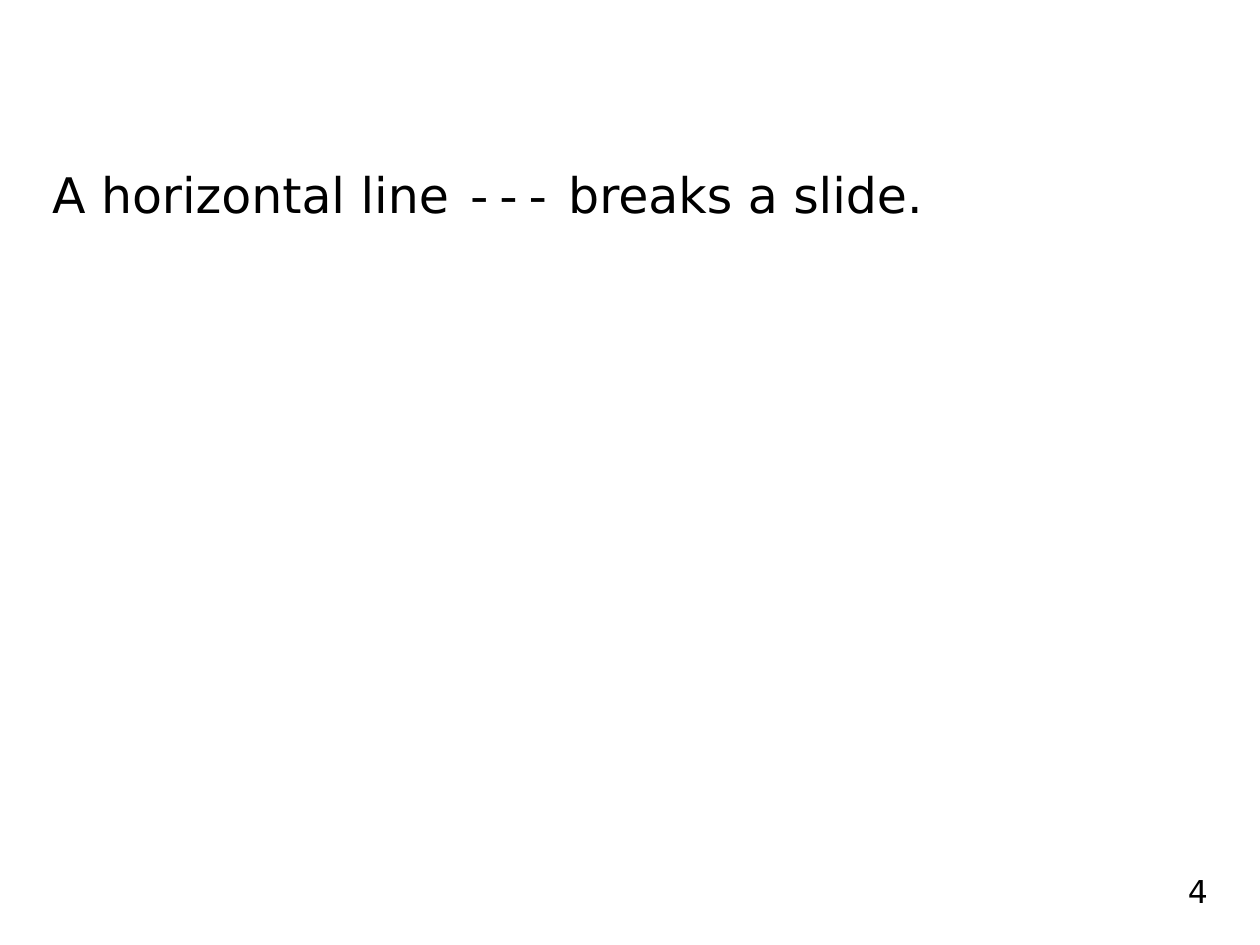
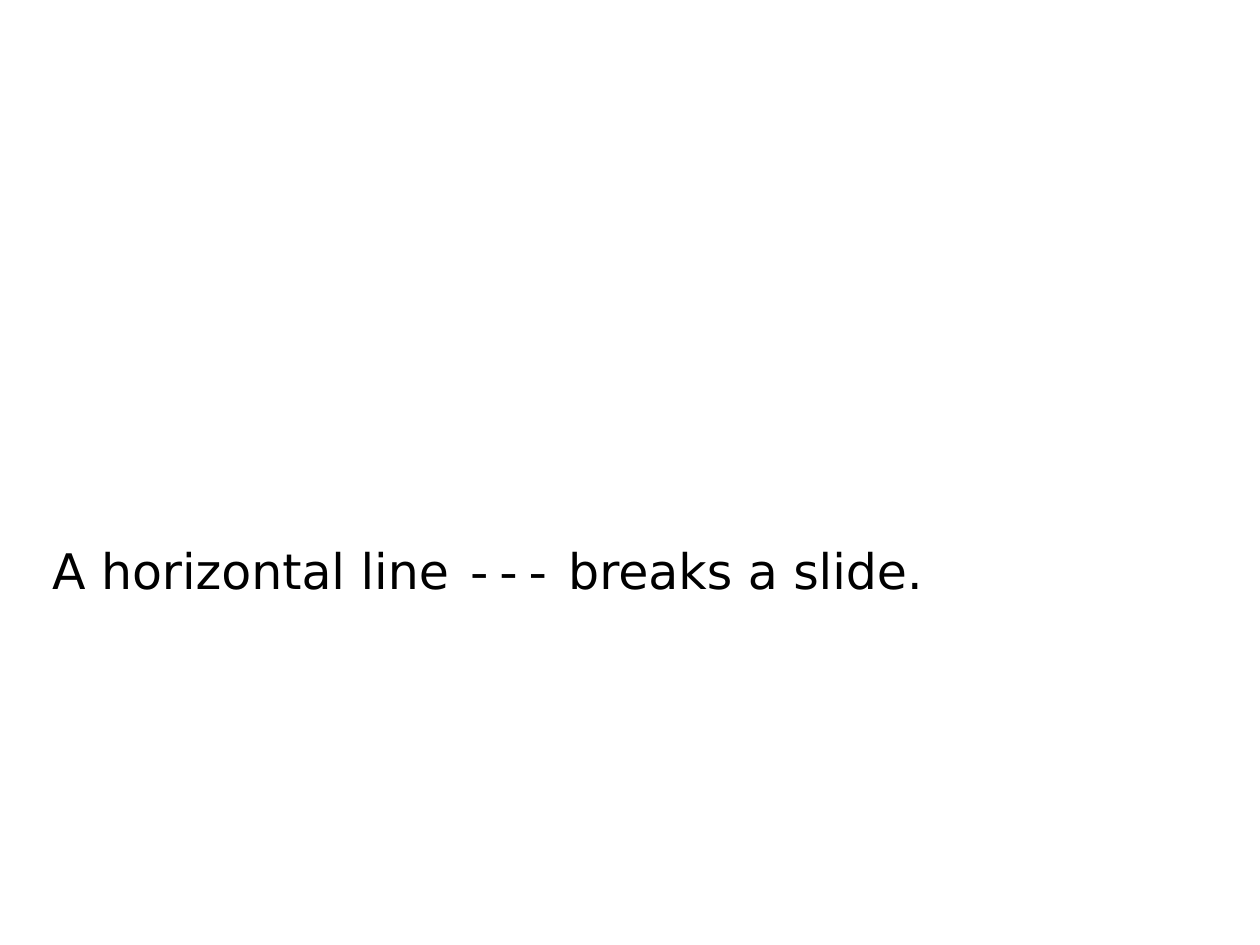
Before and after one commit to plotance/plotance.github.io, a slide deck: slide 4 of src/examples/title_and_sections/title_and_sections.pptx. Drawn at 1260x945 pixels with LibreOffice and Linux fonts; fonts in the diff are those of the drawing. Boxes give left, top, right and bottom in pixels: in the first picture for what was removed or moved away, otherwise in the second. Text is boxed around its words. In the diff, an @@ line names an element or a change of style, - is before the commit and + after.

Commit message:
Use PowerPoint slide sections

```diff
--- a/src/examples/title_and_sections/title_and_sections.pptx
+++ b/src/examples/title_and_sections/title_and_sections.pptx
@@ subtitle "A horizontal line --- breaks ...": place and size @@
-subtitle "A horizontal line --- breaks ..." at bbox=[52, 175, 922, 214]
+subtitle "A horizontal line --- breaks ..." at bbox=[52, 551, 922, 590]
@@ page number removed at bbox=[1188, 880, 1208, 903] @@
-4
```
